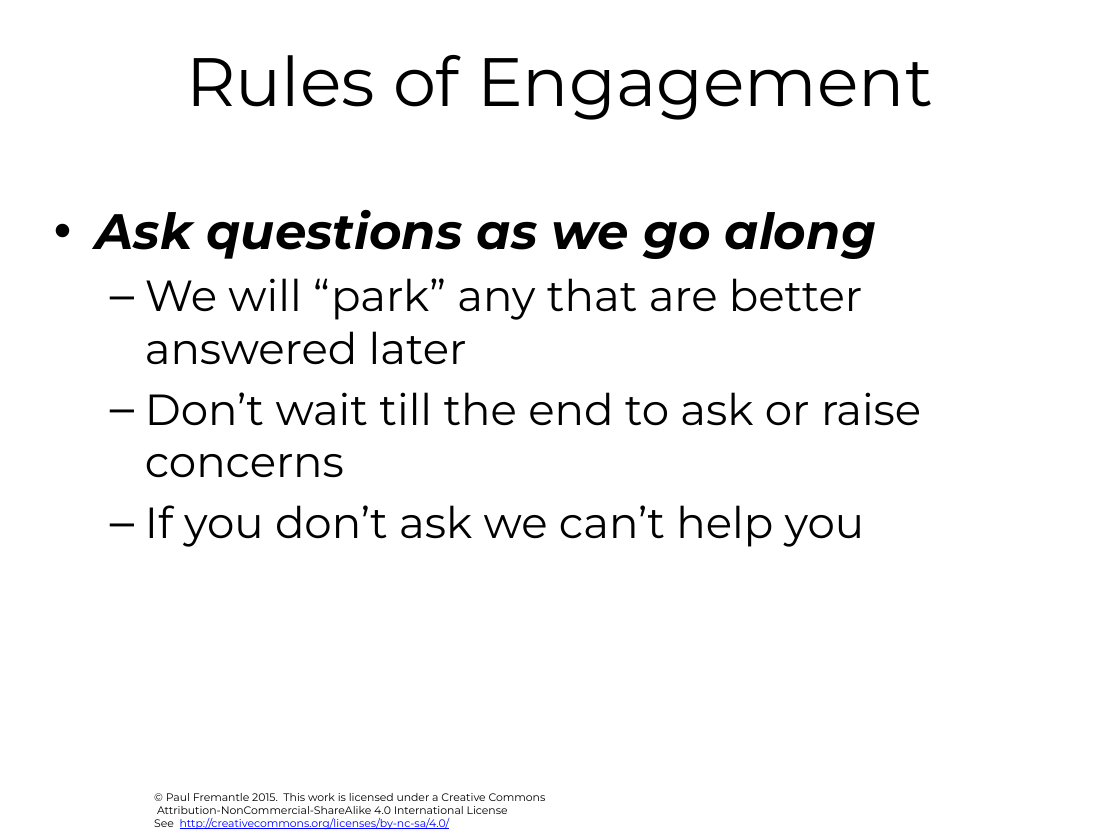
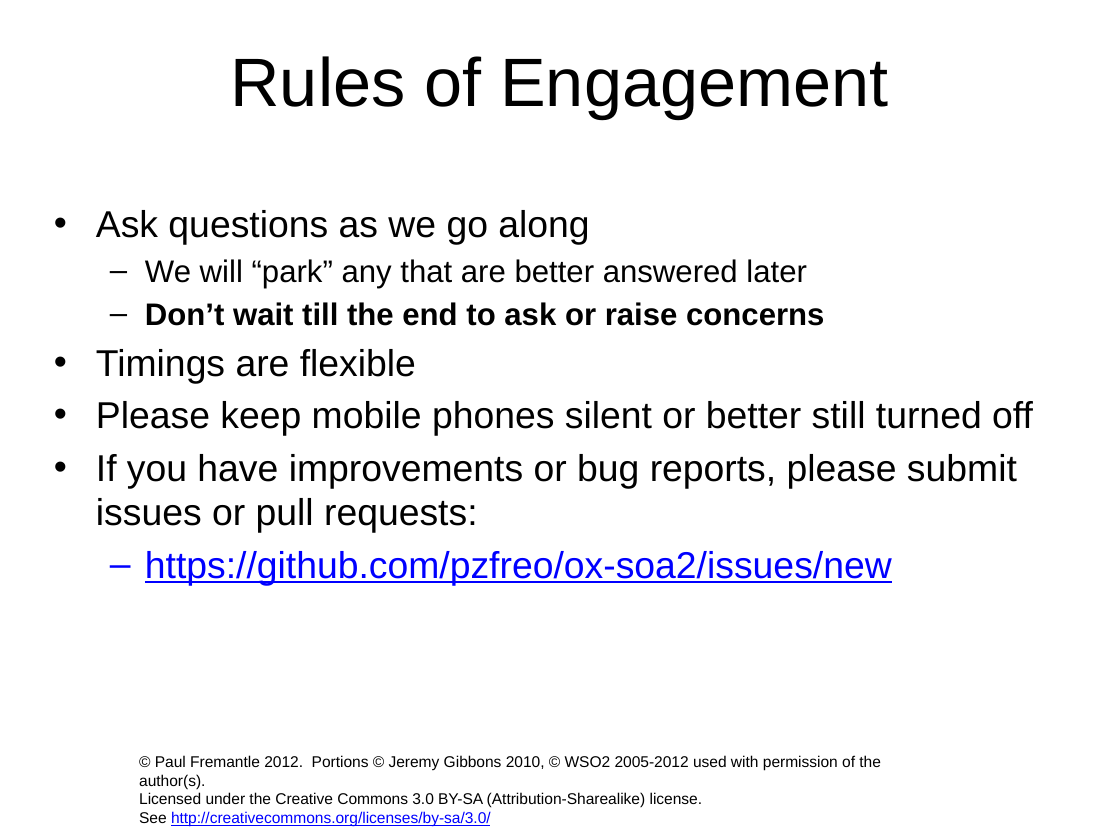
Before and after one commit to pzfreo/ox-soa, a slide deck: slide 12 of presentation-source/00-intro.pptx (slide 11 before the commit). Drawn at 1120x840 pixels with LibreOffice and Linux fonts; fonts in the diff are those of the drawing; background and template pictures are left out. Boxes give left, top, right and bottom in pixels: in the first picture for what was removed or moved away, otherwise in the second. Text is boxed around its words. In the diff, an @@ line names an element or a change of style, - is before the commit and + after.

```diff
--- a/presentation-source/00-intro.pptx
+++ b/presentation-source/00-intro.pptx
@@ title "Rules of Engagement" at <box>231,56,888,118</box>: font Montserrat to Arial @@
@@ text at <box>96,210,824,326</box>: size 32 to 24 pt, bold off, italic off in "Ask questions as we go along"; font Montserrat to Arial in "Ask questions as we go along", "We will “park” any that are better ...", "Don’t wait till the end to ask ..."; size 28 to 20 pt in "We will “park” any that are better ...", "Don’t wait till the end to ask ..."; bold on in "Don’t wait till the end to ask ..."; less space between paragraphs @@
@@ text at <box>96,349,1033,585</box>: text changed; size 28 to 24 pt; font Montserrat to Arial @@
-  – If you don’t ask we can’t help you
+• Timings are flexible
+• Please keep mobile phones silent or better still turned off
+• If you have improvements or bug reports, please submit issues or pull requests:
+  – https://github.com/pzfreo/ox-soa2/issues/new
@@ text at <box>139,755,881,826</box>: text changed; size 7 to 10 pt; font Montserrat to Arial @@
-© Paul Fremantle 2015. This work is licensed under a Creative Commons
-Attribution-NonCommercial-ShareAlike 4.0 International License
-See http://creativecommons.org/licenses/by-nc-sa/4.0/
+© Paul Fremantle 2012. Portions © Jeremy Gibbons 2010, © WSO2 2005-2012 used with permission of the author(s).
+Licensed under the Creative Commons 3.0 BY-SA (Attribution-Sharealike) license.
+See http://creativecommons.org/licenses/by-sa/3.0/
```
Also in this commit, not shown: 7 other slides changed, 8 slides added, 9 slides removed, 32 other files.
